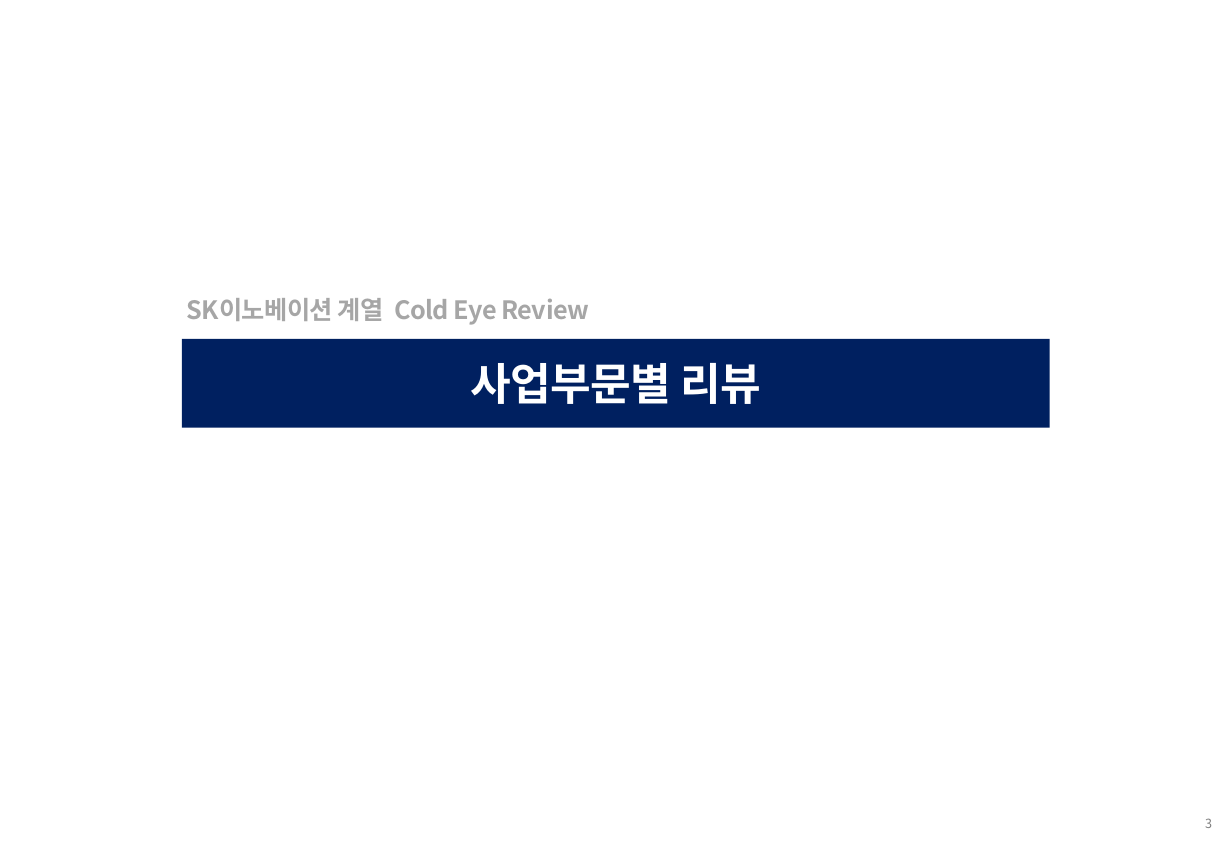
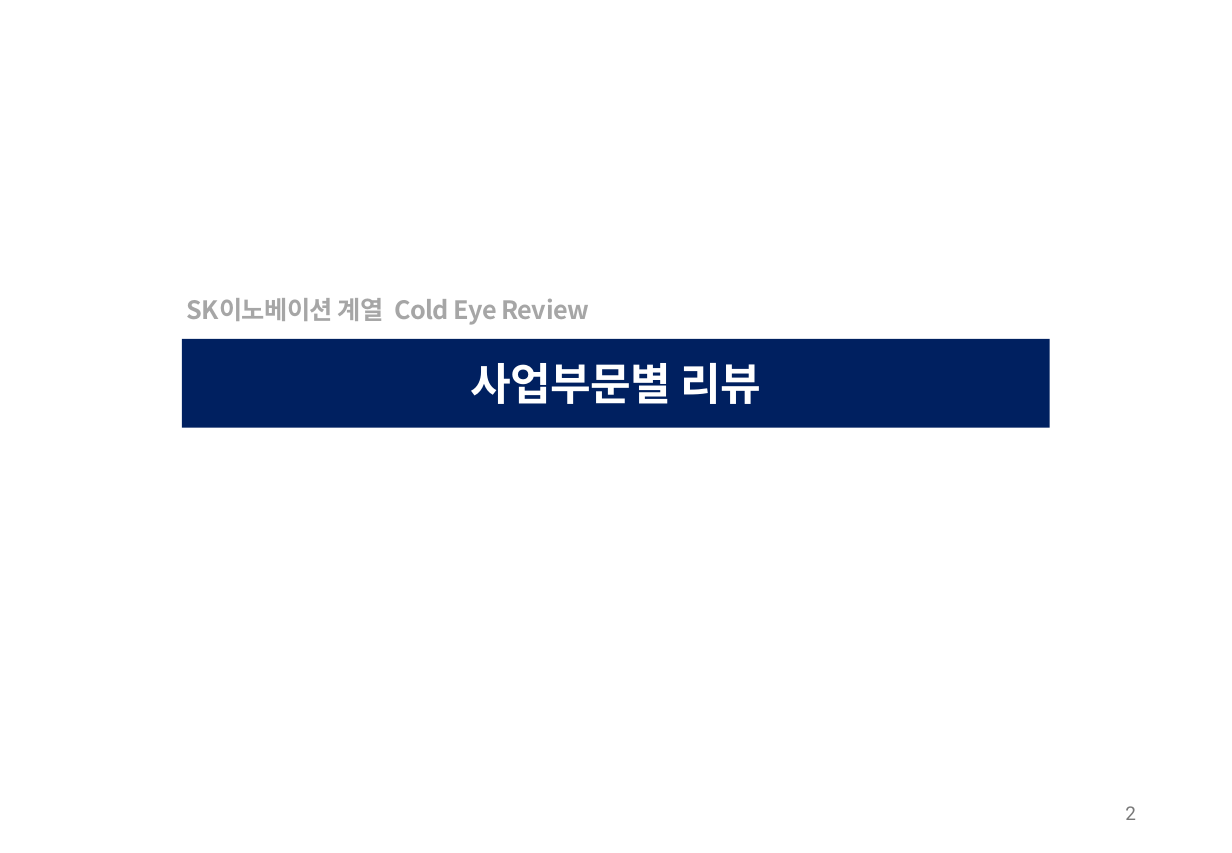
Before and after one commit to seokwon89/SKMS-TF, a slide deck: slide 3 of research/headcount/ppt/SKI계열_Cold_Eye_Review.pptx. Drawn at 1232x853 pixels with LibreOffice and Linux fonts; fonts in the diff are those of the drawing. Boxes give left, top, right and bottom in pixels: in the first picture for what was removed or moved away, otherwise in the second. Text is boxed around its words. In the diff, an @@ line names an element or a change of style, - is before the commit and + after.

```diff
--- a/research/headcount/ppt/SKI계열_Cold_Eye_Review.pptx
+++ b/research/headcount/ppt/SKI계열_Cold_Eye_Review.pptx
@@ page number added at box(1125, 806, 1136, 820), 12 pt, text #797979 @@
+2
@@ text removed at box(1205, 818, 1212, 828) @@
-3
```
Also in this commit, not shown: 12 other slides changed, 2 other files.
